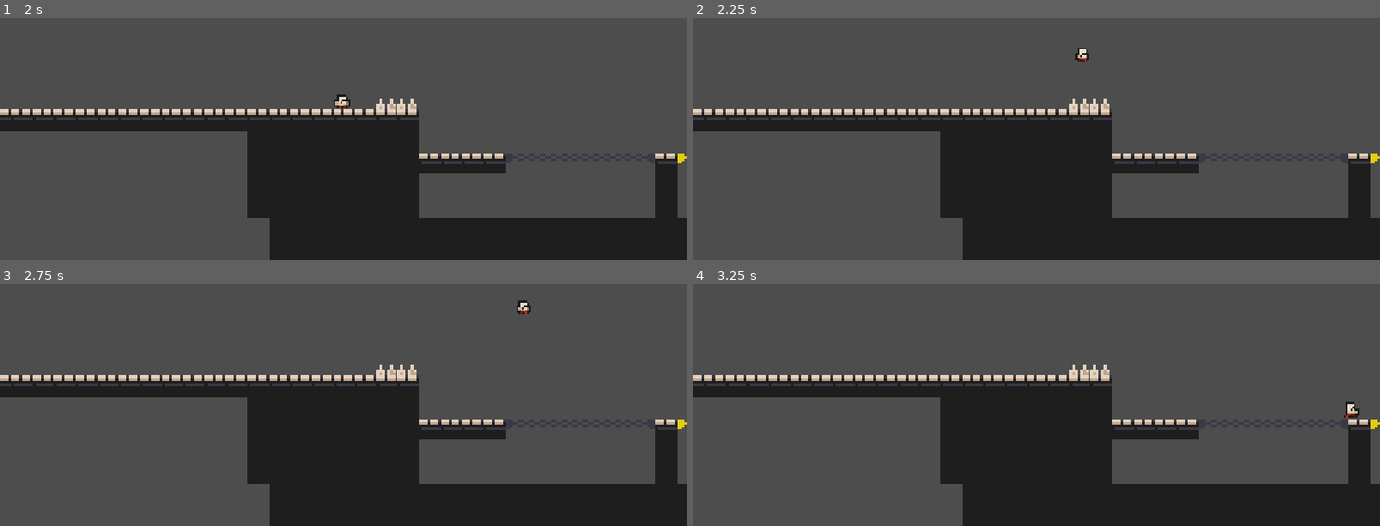
Above: before the commit, frames 1-4 (two rows, left to right).
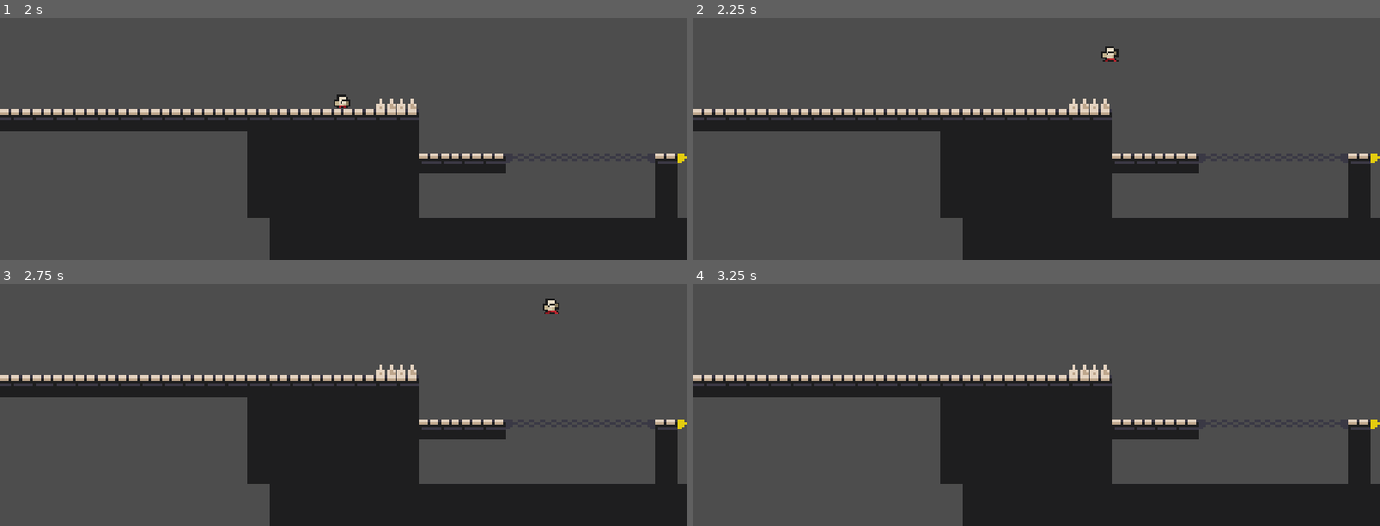
Above: after the commit, the same moments.

Repository: lucassillitoe/Steel_Jam_4_repo
Game: Godot game, scene res://Scenes/testTileLevel.tscn
Two runs of this game, one before a commit and one after it. Both use one fixed random seed, a clock stepped at 60 frames per second and the inputs below. This scene is started directly instead of the project's main scene.
Inputs (mouse positions are in pixels of both pictures, inside the frame that each line leads up to):
- Up to frame 1 (2 s): tap Enter (Enter playback) at 0.5 s; move the mouse to (309, 143) at 0.52 s; hold Space (Jump) 0.53-1.28 s; hold D (Right) from 0.53 s (still down); tap Shift (Dash, bound only after the commit) at 0.6, 1.55 s; click (309, 143) at 0.67 s; move the mouse to (549, 124) at 1.27 s; tap Space (Jump) at 1.35, 1.52, 1.82 s
- Up to frame 2 (2.25 s): tap Enter (Enter playback) at 2 s; move the mouse to (outside the picture) at 2.02 s; release D (Right) at 2.03 s; hold A (Left) from 2.03 s (still down); hold Space (Jump) from 2.03 s (still down); tap Mouse wheel down (MoveCameraLeft) at 2.1 s
- Up to frame 3 (2.75 s): keep holding A (Left); keep holding Space (Jump)
- Up to frame 4 (3.25 s): keep holding A (Left); move the mouse to (1070, 332) at 2.77 s; release Space (Jump) at 2.78 s; tap Mouse wheel up (MoveCameraRight) at 2.85 s; click (1070, 332) at 2.92 s; tap Space (Jump) at 3.02 s; tap Shift (Dash, bound only after the commit) at 3.05 s

Frame 1 is identical in both runs. In frame 2, 0.2% of the frame differs, in the area x 55-62%, y 11-19%; in frame 3, 0.2%; in frame 4, 0.1%.

Commit message:
Added dash and input cancel

Diff:
--- a/steel-jam-4/Scenes/world.tscn
+++ b/steel-jam-4/Scenes/world.tscn
@@ -33,4 +33,7 @@
 
 [node name="Camera" parent="." unique_id=640432073 instance=ExtResource("6_5ukr8")]
 
-[node name="Scorer" parent="." unique_id=1553671718 instance=ExtResource("7_o06y3")]
+[node name="Scorer" parent="." unique_id=1553671718 node_paths=PackedStringArray("scoreDisplay") instance=ExtResource("7_o06y3")]
+scoreDisplay = NodePath("../Camera/UI/Score")
+
+[editable path="Camera"]
--- a/steel-jam-4/Scripts/ArrayInputGathering.gd
+++ b/steel-jam-4/Scripts/ArrayInputGathering.gd
@@ -1,7 +1,7 @@
 extends Node
 
 #All the available inputs
-enum inputs {JUMP, LEFT, RIGHT}
+enum inputs {JUMP, LEFT, RIGHT, DASH}
 
 #variable for the list of inputs
 var inputContainer = []
@@ -25,12 +25,14 @@
 		#Movement input for this frame
 		var inputsThisFrame = []
 
-		if Input.is_action_just_pressed("Jump"):
+		if Input.is_action_pressed("Jump"):
 			inputsThisFrame.append(inputs.JUMP)
 		if Input.is_action_pressed("Left"):
 			inputsThisFrame.append(inputs.LEFT)
 		if Input.is_action_pressed("Right"):
 			inputsThisFrame.append(inputs.RIGHT)
+		if Input.is_action_just_pressed("Dash"):
+			inputsThisFrame.append(inputs.DASH)
 
 		inputContainer.append(inputsThisFrame)
 
@@ -41,6 +43,10 @@
 			print(inputContainer)
 			playbackIndex = 0
 
+		#Cancels the current movement squence
+		if Input.is_action_just_pressed("CancelInputs"):
+			inputContainer.clear()
+
 		#print(inputContainer)
 
 
@@ -48,12 +54,14 @@
 	if GLOBAL_VARIABLES.currentState == GLOBAL_VARIABLES.state.PLAYING_BACK and not inputContainer.is_empty():
 		#print("Playing back ", playbackIndex + 1, "/", len(inputContainer))
 
-
 		#Executes the input
 		var inputsThisTick = inputContainer[playbackIndex]
 
 		if inputs.JUMP in inputsThisTick:
 			player.Jump()
+
+		if inputs.DASH in inputsThisTick:
+			player.Dash()
 
 		var horizontalInputSum := 0
 		if inputs.LEFT in inputsThisTick:
--- a/steel-jam-4/Scripts/PlayerMovement.gd
+++ b/steel-jam-4/Scripts/PlayerMovement.gd
@@ -8,6 +8,7 @@
 const AIR_DECLERATION = 500.0
 
 const JUMP_VELOCITY = 500.0
+const DASH_VELOCITY = 1250.0
 
 @onready var playerVelocity := velocity
 
@@ -35,12 +36,22 @@
 
 
 func Jump() -> void:
-	##Updates velocity for horizontal movement
+	##Updates velocity for jump
 	if is_on_floor():
 		$JumpSound.play()
 		$AnimatedSprite2D.play("Jump")
 		velocity.y = -JUMP_VELOCITY
 		playerVelocity = velocity
+
+
+func Dash() -> void:
+	##Updates velocity for horizontal movement
+	$JumpSound.play()
+	$AnimatedSprite2D.play("Jump")
+
+	var movementDirection = sign(velocity.x)
+	velocity.x = movementDirection * DASH_VELOCITY
+	playerVelocity = velocity
 
 
 func CheckIfDied() -> bool:
--- a/steel-jam-4/project.godot
+++ b/steel-jam-4/project.godot
@@ -73,6 +73,16 @@
 "events": [Object(InputEventMouseButton,"resource_local_to_scene":false,"resource_name":"","device":-1,"window_id":0,"a …(267 unchanged characters)…
 ]
 }
+Dash={
+"deadzone": 0.2,
+"events": [Object(InputEventKey,"resource_local_to_scene":false,"resource_name":"","device":-1,"window_id":0,"alt_pressed":false,"shift_pressed":false,"ctrl_pressed":false,"meta_pressed":false,"pressed":false,"keycode":0,"physical_keycode":4194325,"key_label":0,"unicode":0,"location":0,"echo":false,"script":null)
+]
+}
+CancelInputs={
+"deadzone": 0.2,
+"events": [Object(InputEventKey,"resource_local_to_scene":false,"resource_name":"","device":-1,"window_id":0,"alt_pressed":false,"shift_pressed":false,"ctrl_pressed":false,"meta_pressed":false,"pressed":false,"keycode":0,"physical_keycode":4194308,"key_label":0,"unicode":0,"location":0,"echo":false,"script":null)
+]
+}
 
 [physics]
 
Not shown: 1 places in steel-jam-4/Scenes/world.tscn that only renumber resources
